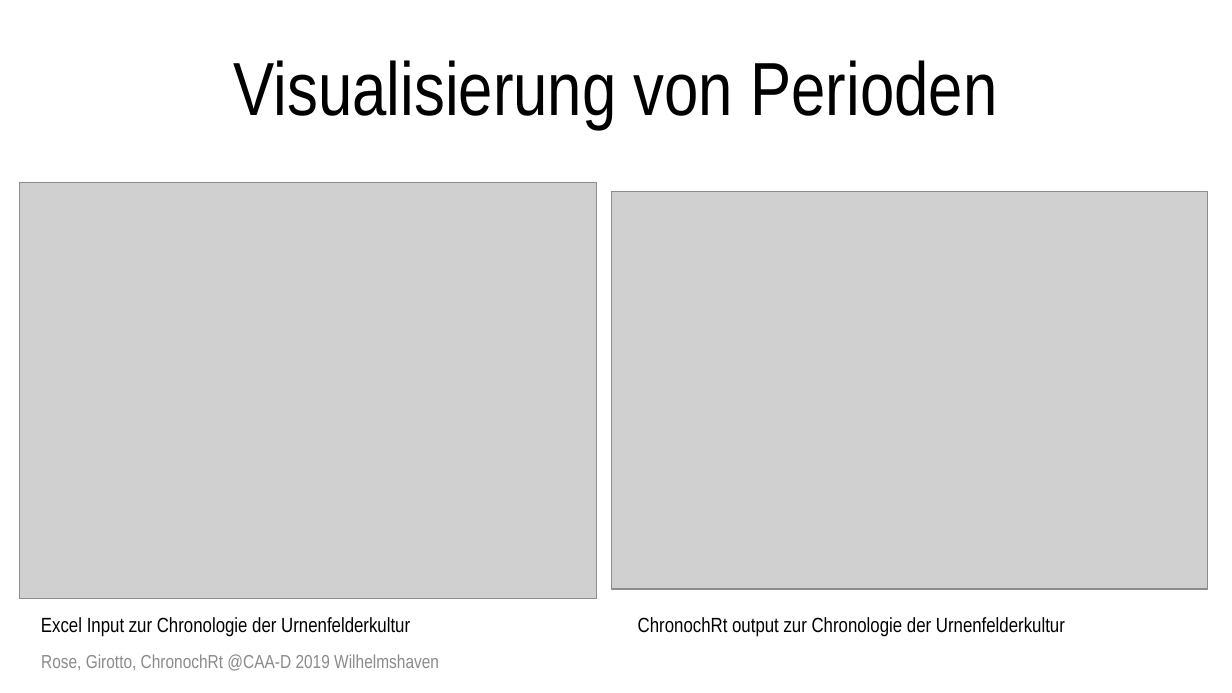
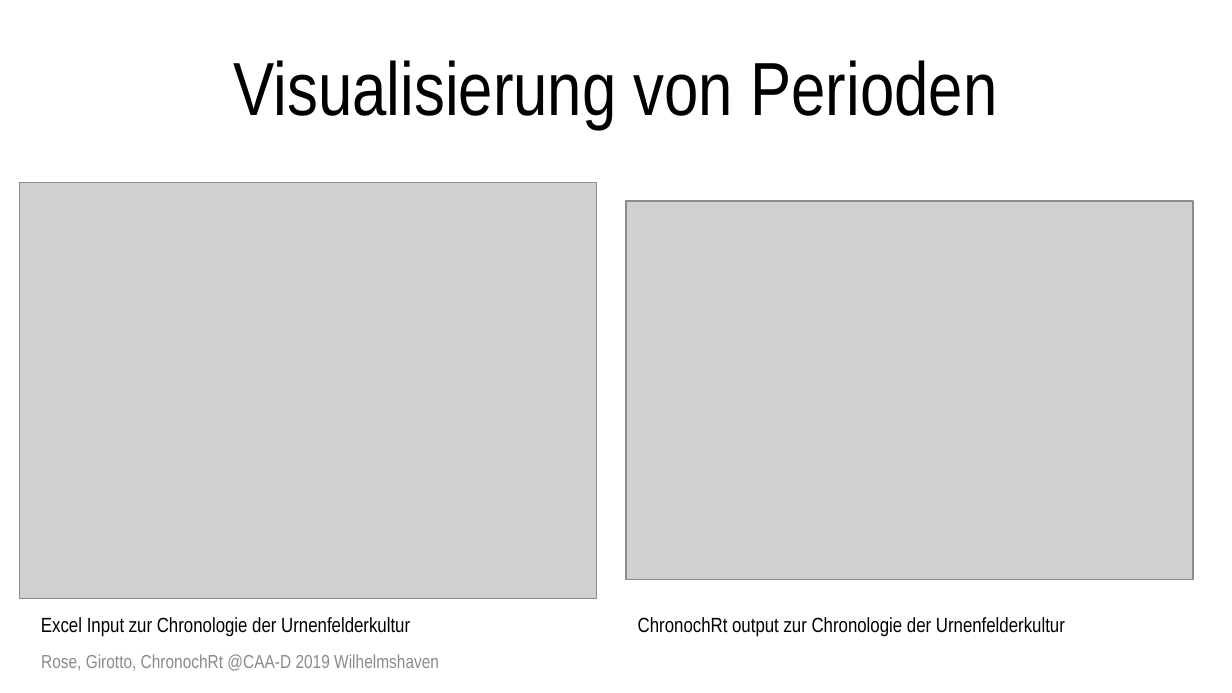
Before and after one commit to archaeothommy/chronochrt, a slide deck: slide 11 of Rose_Girotto_ChronochRt.pptx. Drawn at 1232x693 pixels with LibreOffice and Linux fonts; fonts in the diff are those of the drawing; grey boxes stand for pictures. Boxes give left, top, right and bottom in pixels: in the first picture for what was removed or moved away, otherwise in the second. Text is boxed around its words. In the diff, an @@ line names an element or a change of style, - is before the commit and + after.

Commit message:
final ppt

```diff
--- a/Rose_Girotto_ChronochRt.pptx
+++ b/Rose_Girotto_ChronochRt.pptx
@@ picture: place and size @@
-picture at <box>611,191,1207,589</box>
+picture at <box>626,201,1193,579</box>
```
